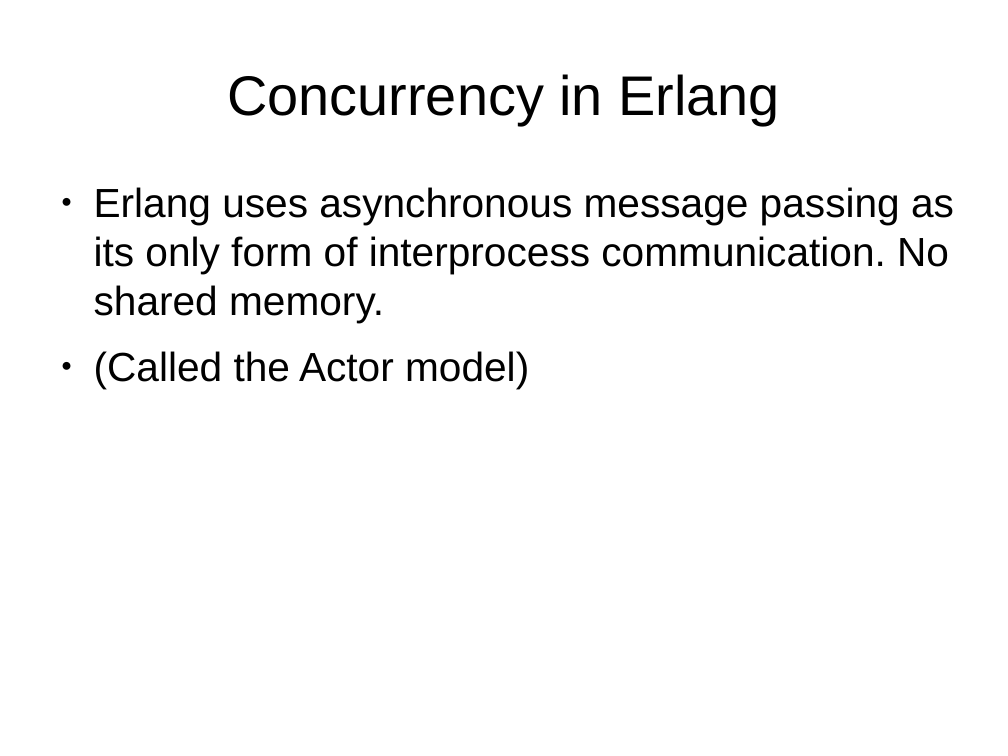
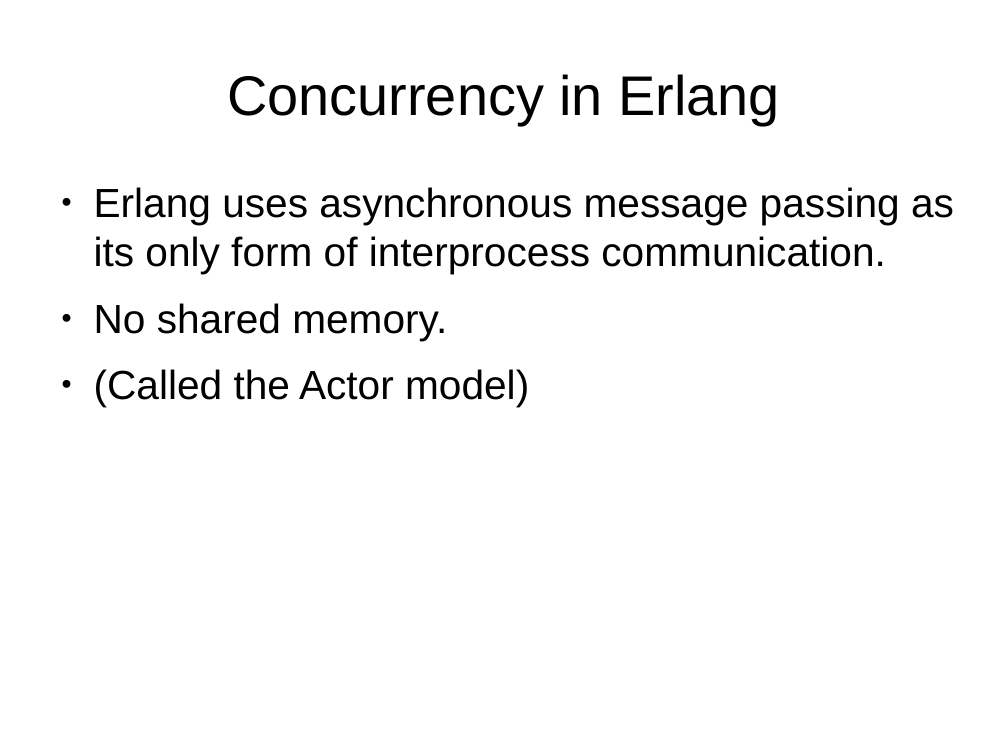
Before and after one commit to FractalDesigns/cowichan-1, a slide deck: slide 8 of miscellaneous/2010-12/slides.odp. Drawn at 1008x756 pixels with LibreOffice and Linux fonts; fonts in the diff are those of the drawing; background and template pictures are left out. Boxes give left, top, right and bottom in pixels: in the first picture for what was removed or moved away, otherwise in the second. Text is boxed around its words. In the diff, an @@ line names an element or a change of style, - is before the commit and + after.

```diff
--- a/miscellaneous/2010-12/slides.odp
+++ b/miscellaneous/2010-12/slides.odp
@@ text at (x1=94, y1=187, x2=954, y2=340): text changed @@
-● Erlang uses asynchronous message passing as its only form of interprocess communication. No shared memory.
+● Erlang uses asynchronous message passing as its only form of interprocess communication.
+● No shared memory.
```
Also in this commit, not shown: 9 other slides changed, 3 slides added, 3 slides removed.
